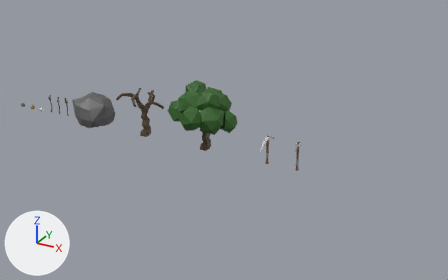
What one commit did to the Blender file Models.blend.
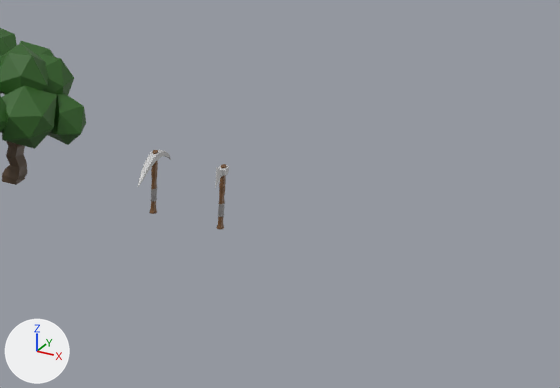
The first picture shows the older version from a camera (50 mm lens) standing at (900.0, -671.0, 355.0) and looking at (524.0, 12.0, 13.0). The close-ups show both versions on the part from 44% to 100% of the width and 25% to 86% of the height of that picture; other places that the commit changed are outside them. The axes (+X, +Y, +Z) are drawn at lower left. The lights are the same throughout.

Script lines for the objects in view, before the commit:
```python
me_cube_001 = bpy.data.meshes.new('Cube.001')
me_cube_001.from_pydata(...)  # 292 vertices, 290 faces; spans x -2.5..2.5, y -10.7..3.2, z -36.8..6.9
# faces by material slot: [126, 96, 63, 5]
me_cube_001.materials.append(mat_handle)  # brown #755231
me_cube_001.materials.append(mat_grip)  # grey #8a8888
me_cube_001.materials.append(mat_blade)  # light grey #c7c7c7
me_cube_001.materials.append(mat_blade__sharp_part)  # white #ececec
me_cube_002 = bpy.data.meshes.new('Cube.002')
me_cube_002.from_pydata(...)  # 402 vertices, 475 faces, 1 loose edge; spans x -38.1..33.1, y -32.6..35.0, z 0.0..65.9
# faces by material slot: [295, 180]
me_cube_002.materials.append(mat_twistedtree)  # brown #544230
me_cube_002.materials.append(mat_leafs)  # dark green #316322
me_cube_003 = bpy.data.meshes.new('Cube.003')
me_cube_003.from_pydata(...)  # 392 vertices, 390 faces; spans x -2.5..2.5, y -22.1..22.1, z -36.8..2.8
# faces by material slot: [158, 96, 136]
me_cube_003.materials.append(mat_handle)  # brown #755231
me_cube_003.materials.append(mat_grip)  # grey #8a8888
me_cube_003.materials.append(mat_blade)  # light grey #c7c7c7
ob_cube_001 = bpy.data.objects.new('Cube.001', me_cube_001)
ob_cube_001.location = (637.6, 0.0, 36.0)
ob_cube_002 = bpy.data.objects.new('Cube.002', me_cube_002)
ob_cube_002.location = (501.0, 0.0, 0.0)
ob_cube_002.scale = (1.35, 1.35, 1.35)
ob_cube_003 = bpy.data.objects.new('Cube.003', me_cube_003)
ob_cube_003.location = (595.5, 0.0, 36.0)
```
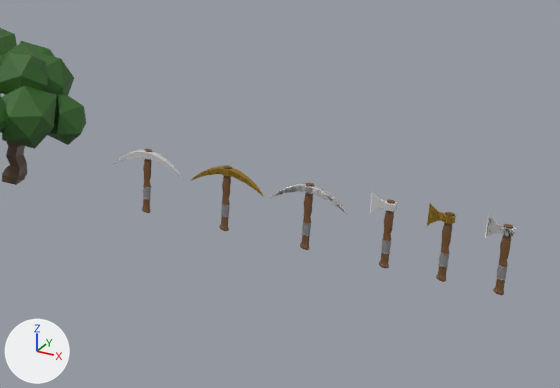
What the commit changed:
Mesh me_cube_010 is new.
It has 292 vertices, 290 faces and spans x -2.5..2.5, y -10.7..3.2, z -36.8..6.9.
Faces by material slot: [126, 96, 63, 5].
It uses material mat_handle (brown #755231).
It uses material mat_grip (grey #8a8888).
It uses material mat_gold.
It uses material mat_gold.
Mesh me_cube_009 is new.
It has 392 vertices, 390 faces and spans x -2.5..2.5, y -22.1..22.1, z -36.8..2.8.
Faces by material slot: [158, 96, 136].
It uses material mat_handle (brown #755231).
It uses material mat_grip (grey #8a8888).
It uses material mat_silver.
Mesh me_cube_006 is new.
It has 392 vertices, 390 faces and spans x -2.5..2.5, y -22.1..22.1, z -36.8..2.8.
Faces by material slot: [158, 96, 136].
It uses material mat_handle (brown #755231).
It uses material mat_grip (grey #8a8888).
It uses material mat_gold.
Object 'Cube.001' (ob_cube_001) moves from (637.6, 0.0, 36.0) to (793.8, 0.0, 36.0).
Object 'Cube.001' (ob_cube_001) turns from (0, 0, 0) to (0, 0, -90) degrees about x, y and z.
Object 'Cube.003' (ob_cube_003) moves from (595.5, 0.0, 36.0) to (591.0, 0.0, 36.0).
Object 'Cube.003' (ob_cube_003) turns from (0, 0, 0) to (0, 0, -90) degrees about x, y and z.
Object 'Cube.010' (ob_cube_010) is new; it shows a copy of the mesh of ob_cube_001.
Its location is (732.8, 0.0, 36.0).
Its rotation in degrees is (0, 0, -90).
Object 'Cube.009' (ob_cube_009) is new; it shows me_cube_010.
Its location is (763.8, 0.0, 36.0).
Its rotation in degrees is (0, 0, -90).
Object 'Cube.008' (ob_cube_008) is new; it shows me_cube_009.
Its location is (688.0, 0.0, 36.0).
Its rotation in degrees is (0, 0, -90).
Object 'Cube.007' (ob_cube_007) is new; it shows me_cube_006.
Its location is (640.0, 0.0, 36.0).
Its rotation in degrees is (0, 0, -90).

Where the change shows, as pixel boxes [x1, y1, x2, y2] in the close-ups (560 x 388 px):
'Cube.001', moved, turned
    before: [215, 164, 229, 230]
    after: [485, 214, 515, 295]
'Cube.003', moved, turned
    before: [138, 150, 171, 214]
    after: [113, 149, 183, 213]
'Cube.008', added
    after: [270, 183, 347, 250]
    faces in mat_silver: [270, 183, 347, 214]
    faces in mat_handle (brown #755231): [300, 183, 314, 250]
'Cube.007', added (brown)
    after: [190, 165, 263, 231]
    faces in mat_gold: [190, 166, 263, 196]
    faces in mat_handle (brown #755231): [220, 165, 232, 231]
'Cube.009', added (brown)
    after: [427, 203, 456, 282]
    faces in mat_handle (brown #755231): [436, 212, 454, 282]
    faces in mat_gold: [428, 204, 456, 225]
    faces in mat_grip (grey #8a8888): [438, 251, 450, 267]
'Cube.010', added
    after: [369, 191, 397, 268]
    faces in mat_handle (brown #755231): [379, 199, 395, 268]
    faces in mat_blade (light grey #c7c7c7): [370, 192, 397, 213]
